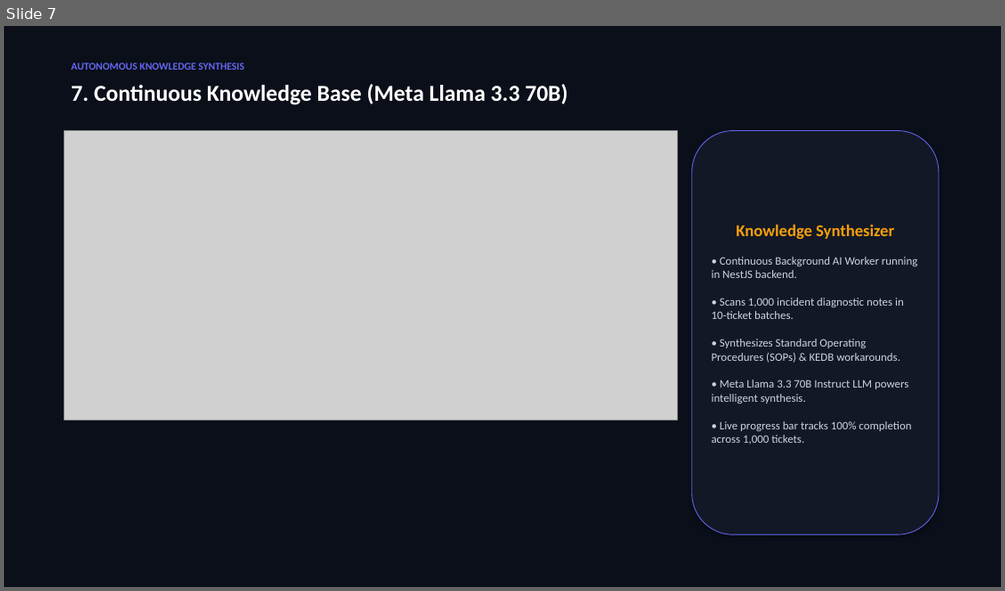
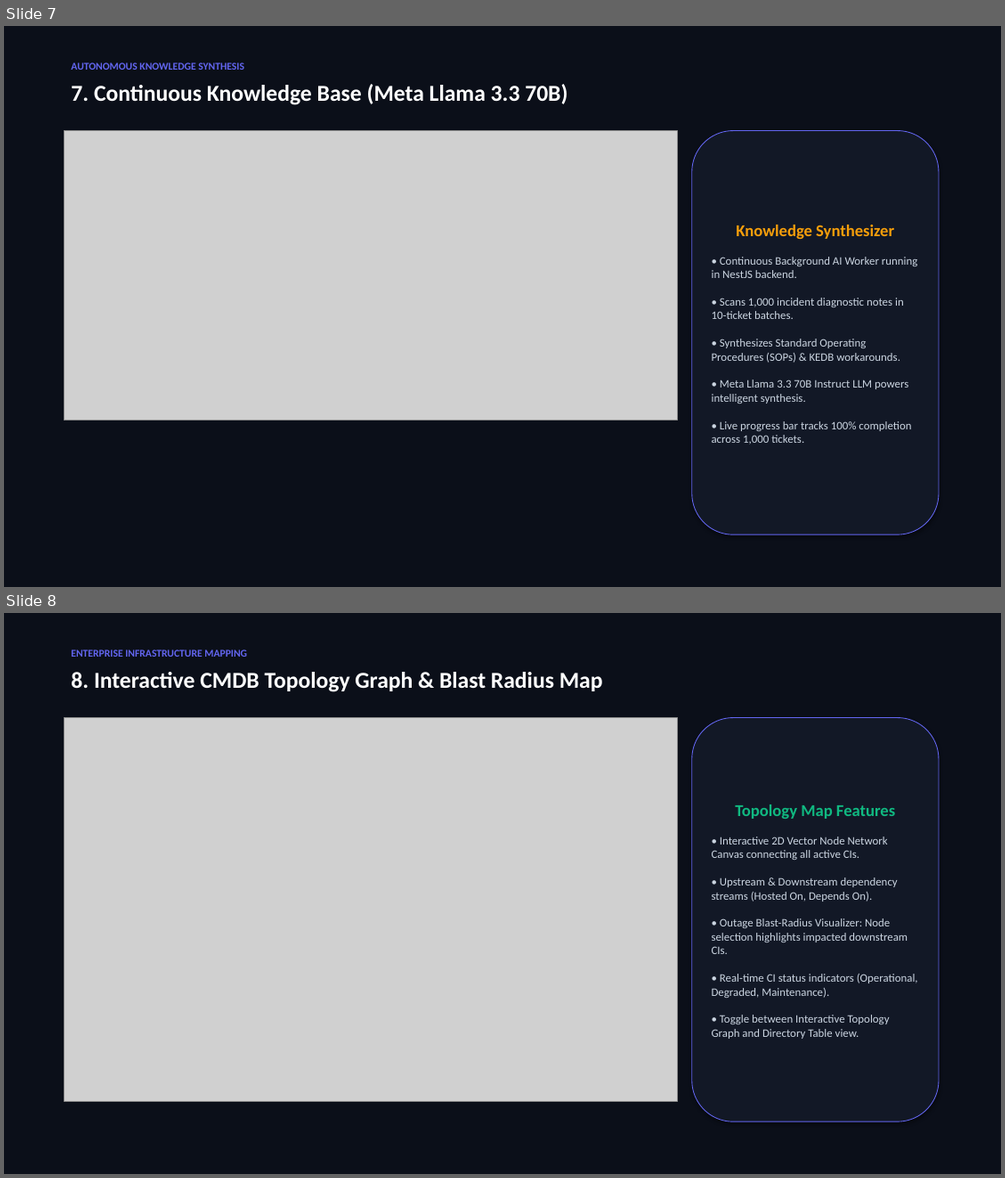
Before and after one commit to Venuvgp19/enterprise-itsm-platform, a slide deck: Enterprise_ITSM_Platform_Presentation.pptx. Shown one above the other, each under a label of ours: slide 7 before the commit, slides 7 and 8 after it. The pictures are 1005x591 and 1005x1178 pixels, drawn with LibreOffice and Linux fonts; fonts in the diff are those of the drawing; grey boxes stand for pictures. Boxes give left, top, right and bottom in pixels: in the first picture for what was removed or moved away, otherwise in the second. Text is boxed around its words. In the diff, an @@ line names an element or a change of style, - is before the commit and + after.

Commit message:
feat: add Interactive CMDB Visual Topology Graph and Autonomous AI Self-Healing Auto-Remediation Bot

```diff
--- a/Enterprise_ITSM_Platform_Presentation.pptx
+++ b/Enterprise_ITSM_Platform_Presentation.pptx
@@ slide 8 added at <box>4,613,1001,1174</box>, background #FFFFFF @@
@@ rectangle added at <box>4,613,1001,1174</box>, fill #0B0F19 @@
@@ text added at <box>71,649,247,657</box>, 10 pt, text #6366F1, bold @@
+ENTERPRISE INFRASTRUCTURE MAPPING
@@ text added at <box>71,672,603,692</box>, 22 pt, text #FFFFFF, bold @@
+8. Interactive CMDB Topology Graph & Blast Radius Map
@@ picture added at <box>64,718,677,1101</box> @@
@@ rounded rectangle added at <box>692,718,938,1121</box>, fill #121826, outline #6366F1 0.75 pt, 11 pt, text #CBD5E1 @@
+Topology Map Features
+• Interactive 2D Vector Node Network Canvas connecting all active CIs.
+• Upstream & Downstream dependency streams (Hosted On, Depends On).
+• Outage Blast-Radius Visualizer: Node selection highlights impacted downstream CIs.
+• Real-time CI status indicators (Operational, Degraded, Maintenance).
+• Toggle between Interactive Topology Graph and Directory Table view.
```
Also in this commit, not shown: 1 other slide added, 8 other files.
